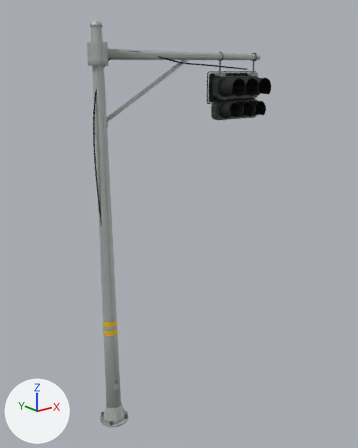
The glTF model 3d/models/signal/vehicle/jp-veh-arrow/model.glb, before and after one commit.
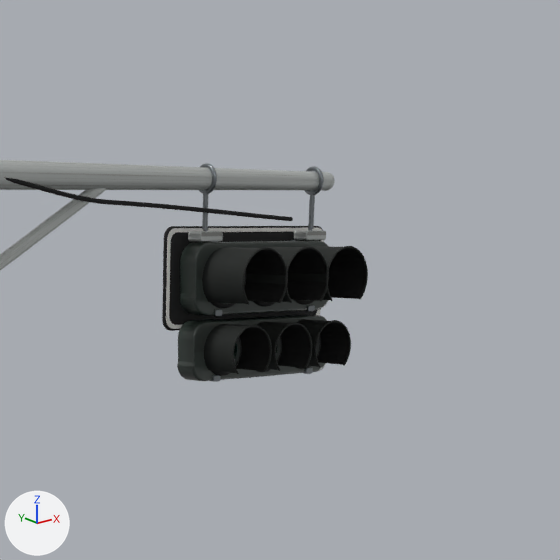
Each version appears first whole from a 50 mm lens placed at (-3.63, -6.32, 5.76), pointed at (1.44, 0.02, 3.22), and next in a close-up on the part from 43% to 93% of the width and 0% to 39% of the height. Arrows for +X, +Y and +Z are at lower left; the lights stay in place. The last two pictures show the newer version. Where no turn or scale is listed for an object, it has been applied to the vertices.
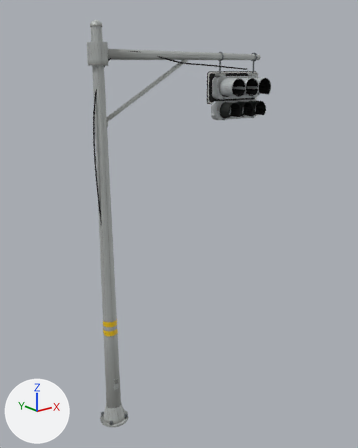
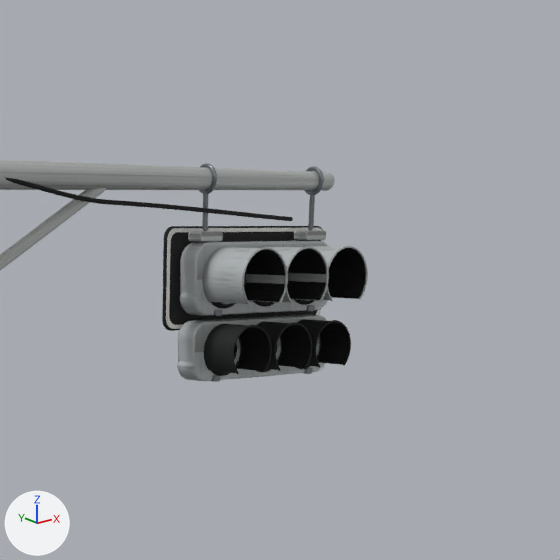
Location of each change, [x1, y1, x2, y2] in pixels of the close-ups (560 x 560 px):
'Mesh_23', recoloured (black to grey): [180, 241, 329, 316] in both
'Mesh_68', recoloured (black to grey): [177, 315, 327, 381] in both
'Mesh_47', recoloured (black to grey): [202, 247, 285, 304] in both
'Mesh_54', recoloured: [246, 247, 326, 302] in both
'Mesh_61', recoloured: [288, 246, 366, 300] in both
'Mesh_48', recoloured: [242, 247, 288, 305] in both
'Mesh_62', recoloured: [325, 246, 368, 301] in both
'Mesh_55', recoloured: [285, 246, 329, 303] in both

Edits to the bpy script that builds the scene:
```text
Add mat_body_main:
    mat_body_main = bpy.data.materials.new('body_main')
    # colours: grey #b7bcbe
    # uses the picture img_image_0
Change me_mesh_23:
    where me_mesh_23.from_pydata(...)  # 742 vertices, 1480 faces; spans x -0.52..0.52, y -0.062..0.062, z -0.185..0.185
    remove me_mesh_23.materials.append(mat_material_4)
    add me_mesh_23.materials.append(mat_body_main)
Change me_mesh_47:
    where me_mesh_47.from_pydata(...)  # 162 vertices, 160 faces; spans x -0.159..0.159, y -0.15..0.15, z -0.136..0.136
    remove me_mesh_47.materials.append(mat_material_9)
    add me_mesh_47.materials.append(mat_body_main)
Change me_mesh_48:
    where me_mesh_48.from_pydata(...)  # 810 vertices, 1600 faces; spans x -0.164..0.164, y -0.005..0.005, z -0.118..0.165
    remove me_mesh_48.materials.append(mat_material_9)
    add me_mesh_48.materials.append(mat_body_main)
Change me_mesh_54:
    where me_mesh_54.from_pydata(...)  # 162 vertices, 160 faces; spans x -0.159..0.159, y -0.15..0.15, z -0.136..0.136
    remove me_mesh_54.materials.append(mat_material_9)
    add me_mesh_54.materials.append(mat_body_main)
Change me_mesh_55:
    where me_mesh_55.from_pydata(...)  # 810 vertices, 1600 faces; spans x -0.164..0.164, y -0.005..0.005, z -0.118..0.165
    remove me_mesh_55.materials.append(mat_material_9)
    add me_mesh_55.materials.append(mat_body_main)
Change me_mesh_61:
    where me_mesh_61.from_pydata(...)  # 162 vertices, 160 faces; spans x -0.159..0.159, y -0.15..0.15, z -0.136..0.136
    remove me_mesh_61.materials.append(mat_material_9)
    add me_mesh_61.materials.append(mat_body_main)
Change me_mesh_62:
    where me_mesh_62.from_pydata(...)  # 810 vertices, 1600 faces; spans x -0.164..0.164, y -0.005..0.005, z -0.118..0.165
    remove me_mesh_62.materials.append(mat_material_9)
    add me_mesh_62.materials.append(mat_body_main)
Change me_mesh_68:
    where me_mesh_68.from_pydata(...)  # 678 vertices, 1352 faces; spans x -0.525..0.525, y -0.065..0.065, z -0.155..0.155
    remove me_mesh_68.materials.append(mat_material_4)
    add me_mesh_68.materials.append(mat_body_main)
```
